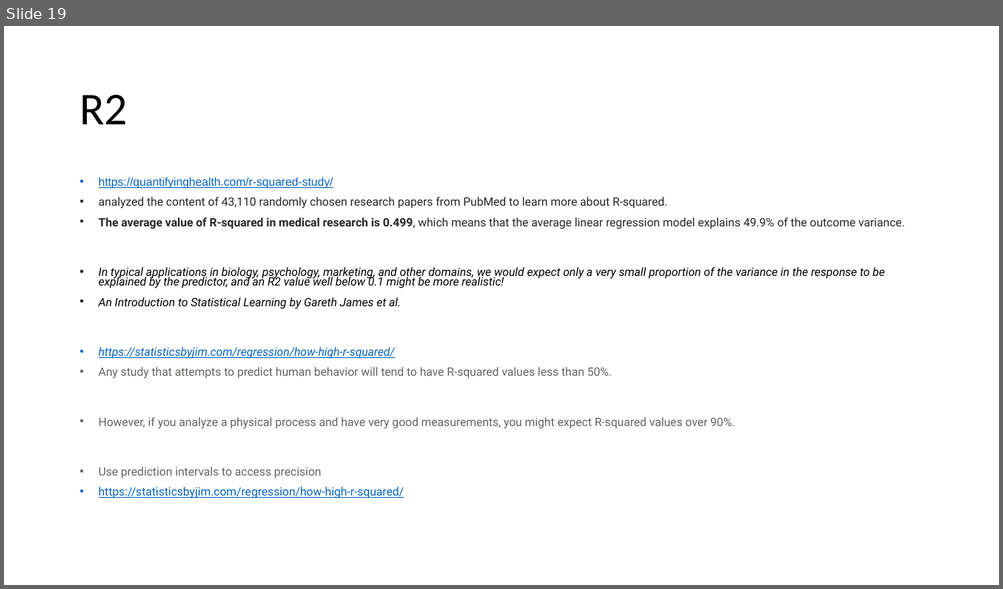
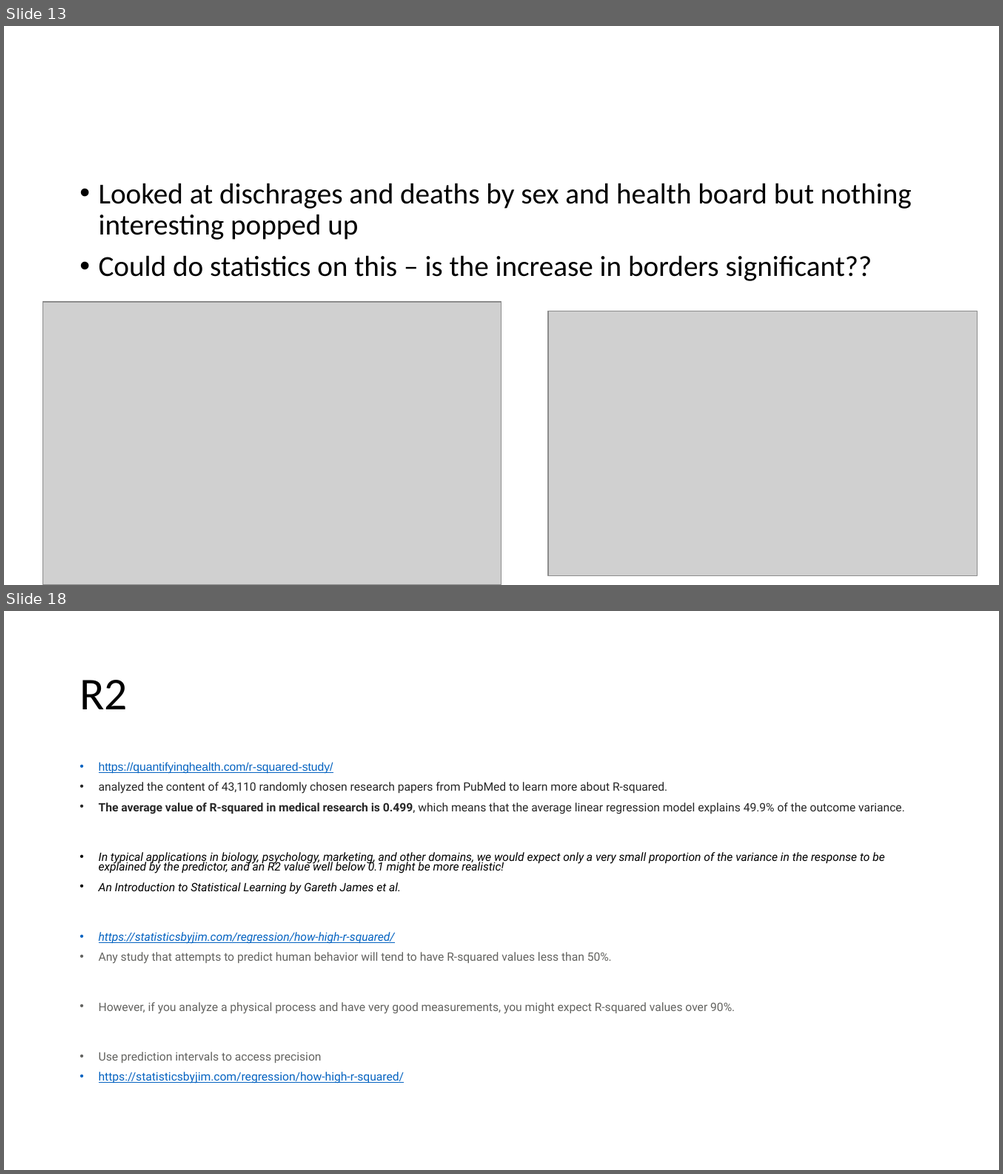
Before and after one commit to fionacarson/final_project_phs_stroke, a slide deck: presentation/phs_stroke_presentation.pptx. Shown one above the other, each under a label of ours: slide 19 before the commit, slides 13 and 18 after it; the slides between them are not shown. The pictures are 1003x589 and 1003x1174 pixels, drawn with LibreOffice and Linux fonts; fonts in the diff are those of the drawing; grey boxes stand for pictures. Boxes give left, top, right and bottom in pixels: in the first picture for what was removed or moved away, otherwise in the second. Text is boxed around its words. In the diff, an @@ line names an element or a change of style, - is before the commit and + after.

```diff
--- a/presentation/phs_stroke_presentation.pptx
+++ b/presentation/phs_stroke_presentation.pptx
@@ slide 13 added at (x1=4, y1=26, x2=999, y2=585), background #FFFFFF @@
@@ text added at (x1=99, y1=183, x2=911, y2=281), 28 pt, text #000000 @@
+• Looked at dischrages and deaths by sex and health board but nothing interesting popped up
+• Could do statistics on this – is the increase in borders significant??
@@ picture added at (x1=42, y1=302, x2=502, y2=585) @@
@@ picture added at (x1=548, y1=311, x2=977, y2=576) @@
@@ what was slide 19 is now slide 18 @@
```
Also in this commit, not shown: 6 slides changed, 6 other slides added, 6 slides removed, 19 other files.
